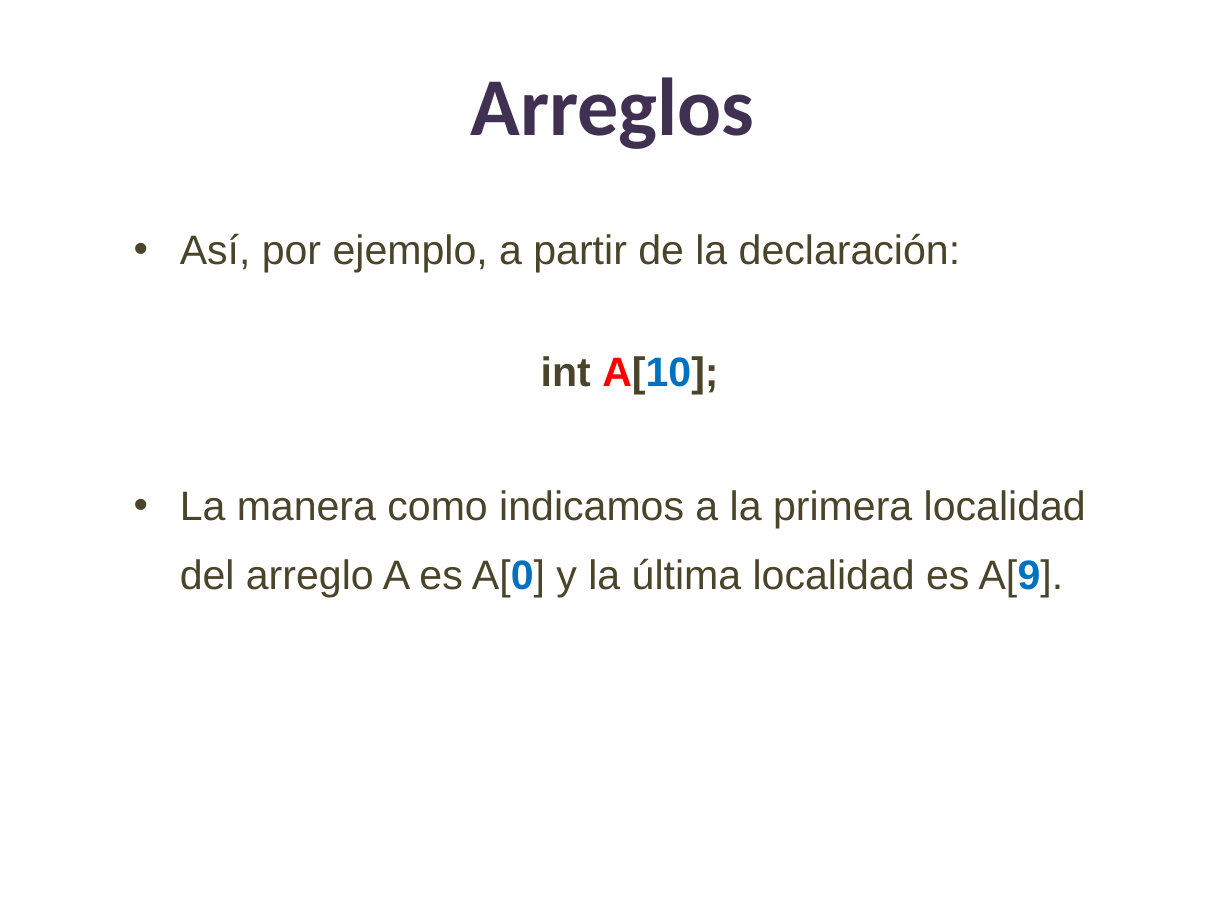
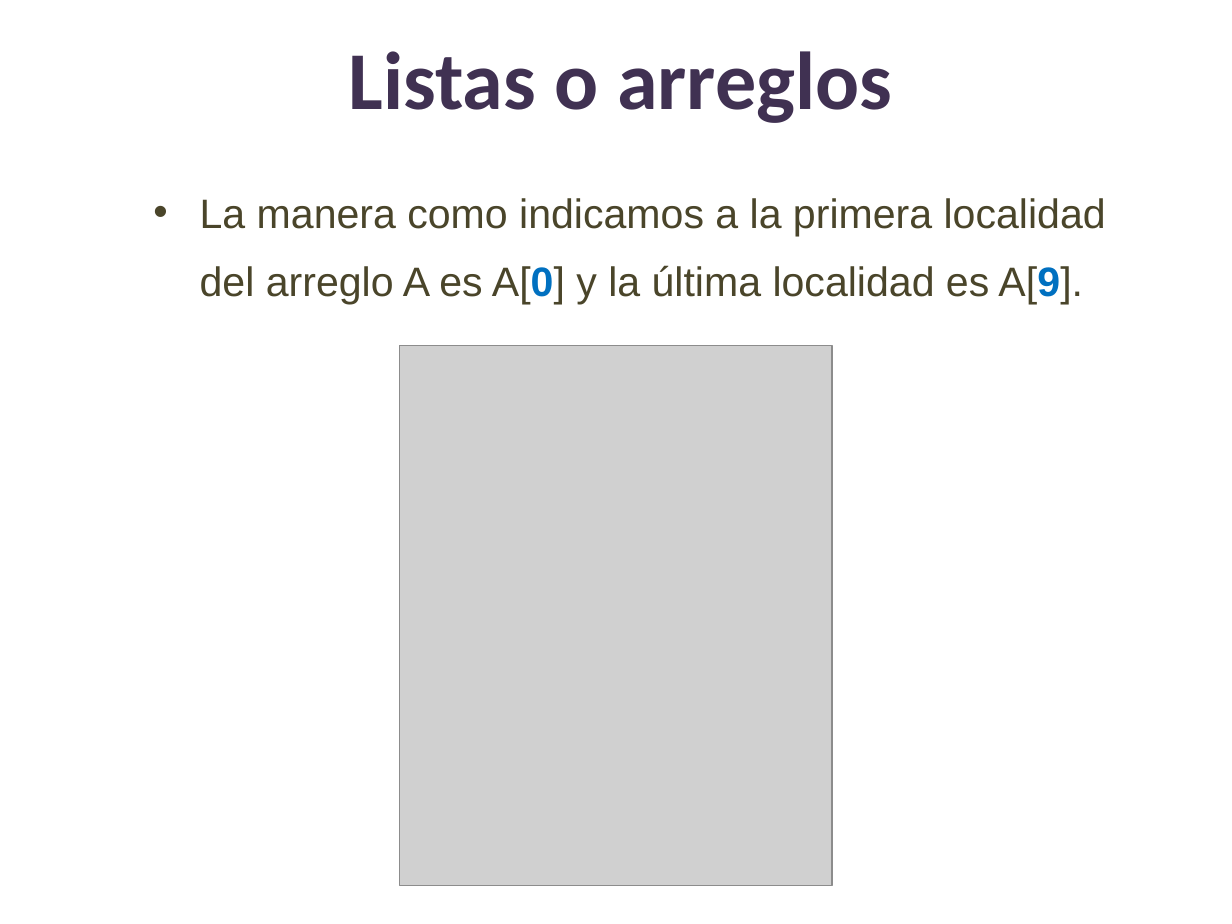
Before and after one commit to lizetheP/PensamientoC, a slide deck: slide 12 of calendario/documentos/7_Listas_Arreglos.pptx (slide 13 before the commit). Drawn at 1232x924 pixels with LibreOffice and Linux fonts; fonts in the diff are those of the drawing; grey boxes stand for pictures. Boxes give left, top, right and bottom in pixels: in the first picture for what was removed or moved away, otherwise in the second. Text is boxed around its words. In the diff, an @@ line names an element or a change of style, - is before the commit and + after.

```diff
--- a/calendario/documentos/7_Listas_Arreglos.pptx
+++ b/calendario/documentos/7_Listas_Arreglos.pptx
@@ title at (349,51,892,123): text changed @@
-Arreglos
+Listas o arreglos
@@ text "La manera como indicamos a ...": place and size @@
-text "La manera como indicamos a ..." at (180,233,1086,597)
+text "La manera como indicamos a ..." at (200,198,1106,304)
@@ text at (180,233,960,394): paragraphs removed @@
-• Así, por ejemplo, a partir de la declaración:
-int A[10];
@@ picture added at (400,346,833,887) @@
```
Also in this commit, not shown: 12 other slides changed, 13 slides added, 4 slides removed, 6 other files.
